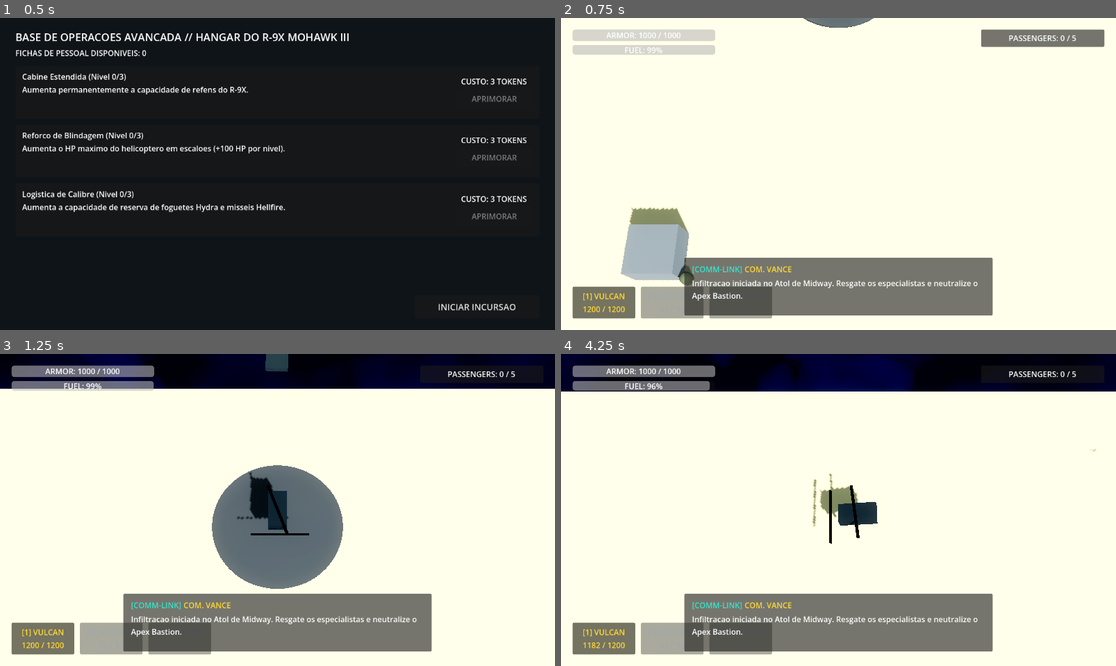
Above: before the commit, frames 1-4 (two rows, left to right).
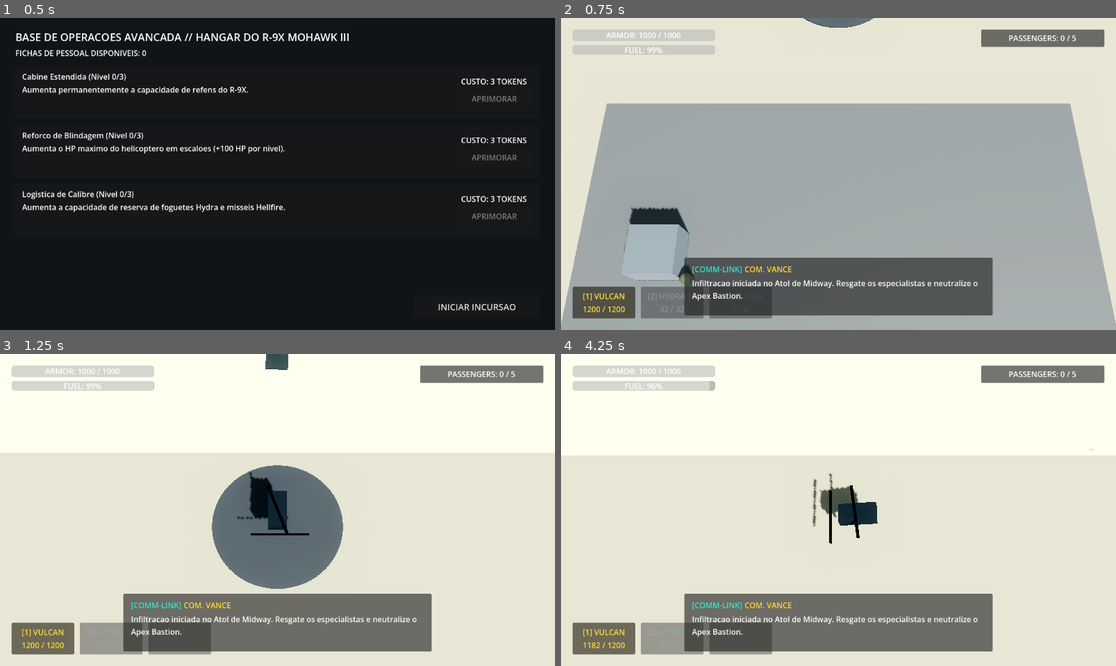
Above: after the commit, the same moments.

Repository: alexcamargos/BlackoutStrike
Game: Godot game, scene res://scenes/core/main.tscn
Two runs of this game, one before a commit and one after it. Both use one fixed random seed, a clock stepped at 60 frames per second and the inputs below.
Inputs (mouse positions are in pixels of both pictures, inside the frame that each line leads up to):
- Up to frame 1 (0.5 s): no input
- Up to frame 2 (0.75 s): click "INICIAR INCURSAO" at 0.5 s
- Up to frame 3 (1.25 s): no input
- Up to frame 4 (4.25 s): tap Enter at 1.25 s; move the mouse to (960, 494) at 1.27 s; press the mouse at (960, 494) at 1.28 s; hold D (move_east) 1.28-2 s; release the mouse at (960, 494) at 2 s; drag from (727, 525) to (810, 572) at 2.02 s; move the mouse to (894, 441) at 2.77 s; hold D (move_east) 2.78-3.5 s; tap 1 (weapon_slot_1) at 2.85 s; drag from (810, 572) to (672, 463) at 3.52 s

Frame 1 is identical in both runs. In frame 2, 93% of the frame differs, in the area x 0-100%, y 0-100%; in frame 3, 59%; in frame 4, 66%.

Commit message:
feat(mission): integrar terreno litoraneo modular na missao 1

Diff:
--- a/scenes/core/mission_01_midway.tscn
+++ b/scenes/core/mission_01_midway.tscn
@@ -13,6 +13,7 @@
 [ext_resource type="Script" path="res://scenes/core/mission_01_midway.gd" id="11_mission"]
 [ext_resource type="Texture2D" uid="uid://ocean_wave_normal_1_res" path="res://assets/textures/water/ocean_wave_normal_1.tres" id="12_norm1"]
 [ext_resource type="Texture2D" uid="uid://ocean_wave_normal_2_res" path="res://assets/textures/water/ocean_wave_normal_2.tres" id="13_norm2"]
+[ext_resource type="PackedScene" uid="uid://island_terrain_midway_scene_01" path="res://scenes/environment/island_terrain_midway.tscn" id="14_terrain"]
 
 [sub_resource type="ShaderMaterial" id="ShaderMaterial_ocean"]
 render_priority = 0
@@ -35,17 +36,6 @@
 subdivide_width = 32
 subdivide_depth = 32
 
-[sub_resource type="StandardMaterial3D" id="StandardMaterial3D_island_sand"]
-albedo_color = Color(0.76, 0.7, 0.52, 1)
-roughness = 0.9
-
-[sub_resource type="BoxMesh" id="BoxMesh_island_base"]
-material = SubResource("StandardMaterial3D_island_sand")
-size = Vector3(260, 2, 260)
-
-[sub_resource type="BoxShape3D" id="BoxShape3D_island_col"]
-size = Vector3(260, 2, 260)
-
 [node name="Mission_01_Midway" type="Node3D"]
 script = ExtResource("11_mission")
 
@@ -62,16 +52,7 @@
 [node name="OceanWaterMesh" type="MeshInstance3D" parent="."]
 mesh = SubResource("PlaneMesh_ocean")
 
-[node name="IslandTerrain" type="StaticBody3D" parent="." groups=["world_static"]]
-transform = Transform3D(1, 0, 0, 0, 1, 0, 0, 0, 1, 0, -0.5, 0)
-collision_layer = 1
-collision_mask = 0
-
-[node name="MeshInstance3D" type="MeshInstance3D" parent="IslandTerrain"]
-mesh = SubResource("BoxMesh_island_base")
-
-[node name="CollisionShape3D" type="CollisionShape3D" parent="IslandTerrain"]
-shape = SubResource("BoxShape3D_island_col")
+[node name="IslandTerrain" parent="." instance=ExtResource("14_terrain")]
 
 [node name="SpawnDirector" type="Node3D" parent="." node_paths=PackedStringArray("enemies_container", "shelters_container", "crates_container")]
 script = ExtResource("3_director")
Not shown: 1 places in scenes/core/mission_01_midway.tscn that only renumber resources
